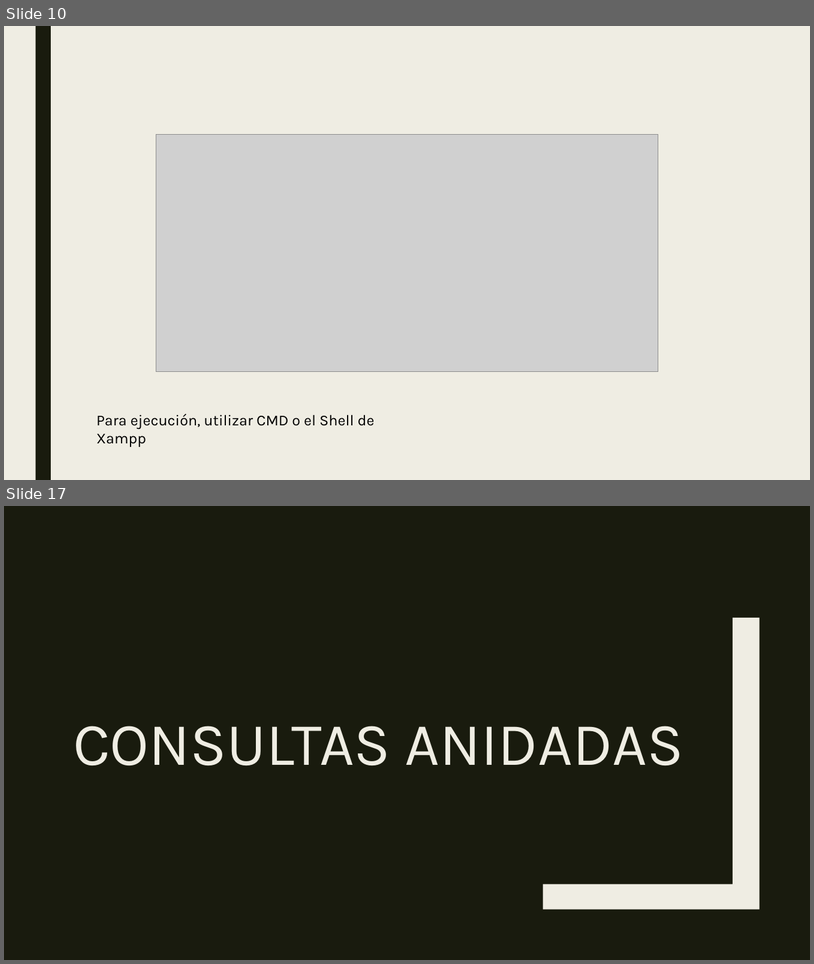
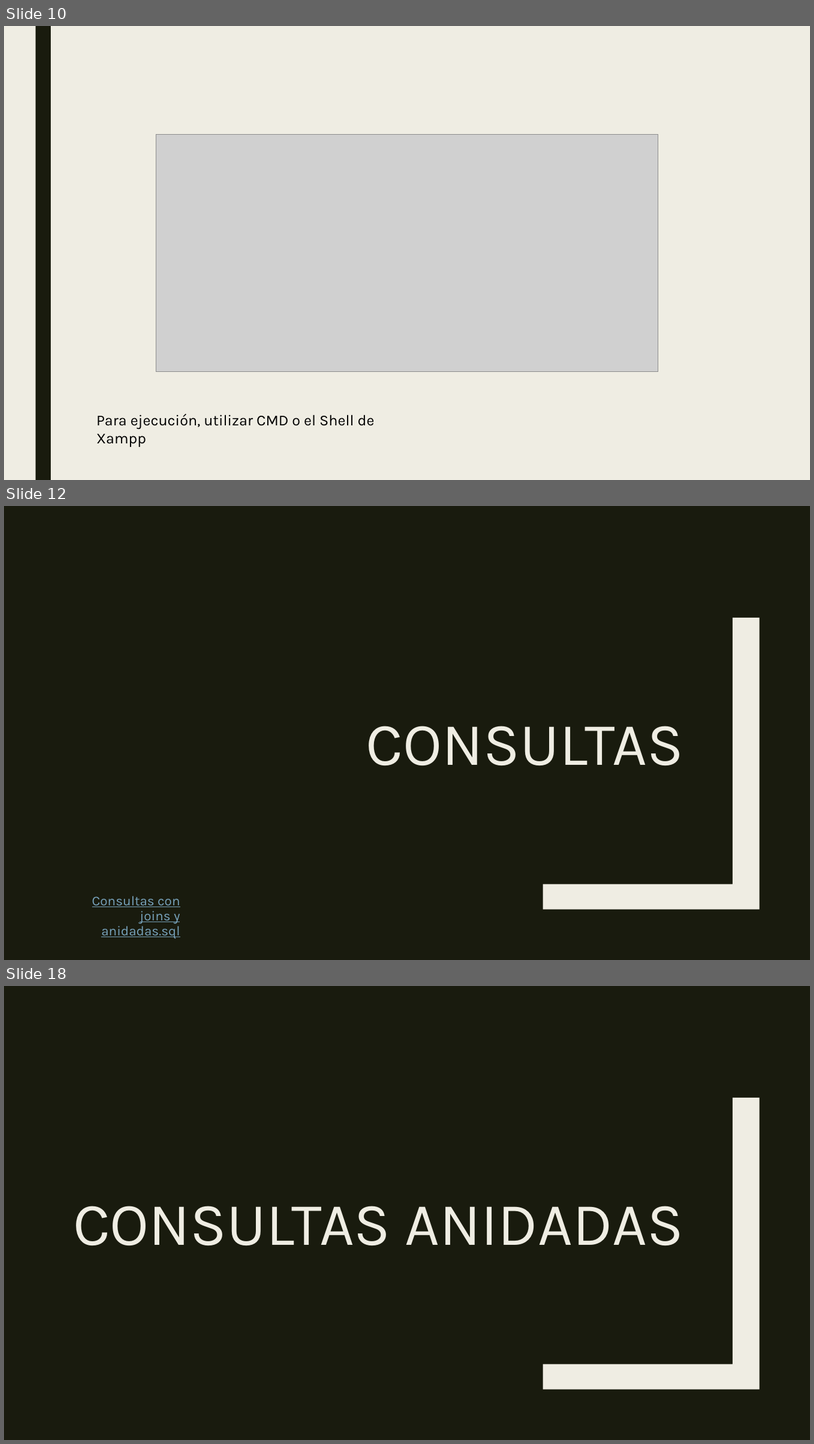
Before and after one commit to Helinks/SI-DLYTime, a slide deck: 3-Trimestre/DLYTimeDB.pptx. Shown one above the other, each under a label of ours: slides 10 and 17 before the commit, slides 10, 12 and 18 after it; the slides between them are not shown. The pictures are 814x964 and 814x1444 pixels, drawn with LibreOffice and Linux fonts; fonts in the diff are those of the drawing; grey boxes stand for pictures. Boxes give left, top, right and bottom in pixels: in the first picture for what was removed or moved away, otherwise in the second. Text is boxed around its words. In the diff, an @@ line names an element or a change of style, - is before the commit and + after.

```diff
--- a/3-Trimestre/DLYTimeDB.pptx
+++ b/3-Trimestre/DLYTimeDB.pptx
@@ slide 12 added at bbox=[4, 506, 810, 960], background #191B0E; not listed: 1 template element that a slide beside it also shows @@
@@ title added at bbox=[366, 726, 684, 766], 72 pt, text #EFEDE3 @@
+CONSULTAS
@@ text added at bbox=[92, 895, 180, 939], 16.1 pt, text #77A2BB, underline @@
+Consultas con joins y anidadas.sql
@@ what was slide 17 is now slide 18 @@
```
Also in this commit, not shown: 6 slides changed, 10 other slides added, 7 slides removed.
